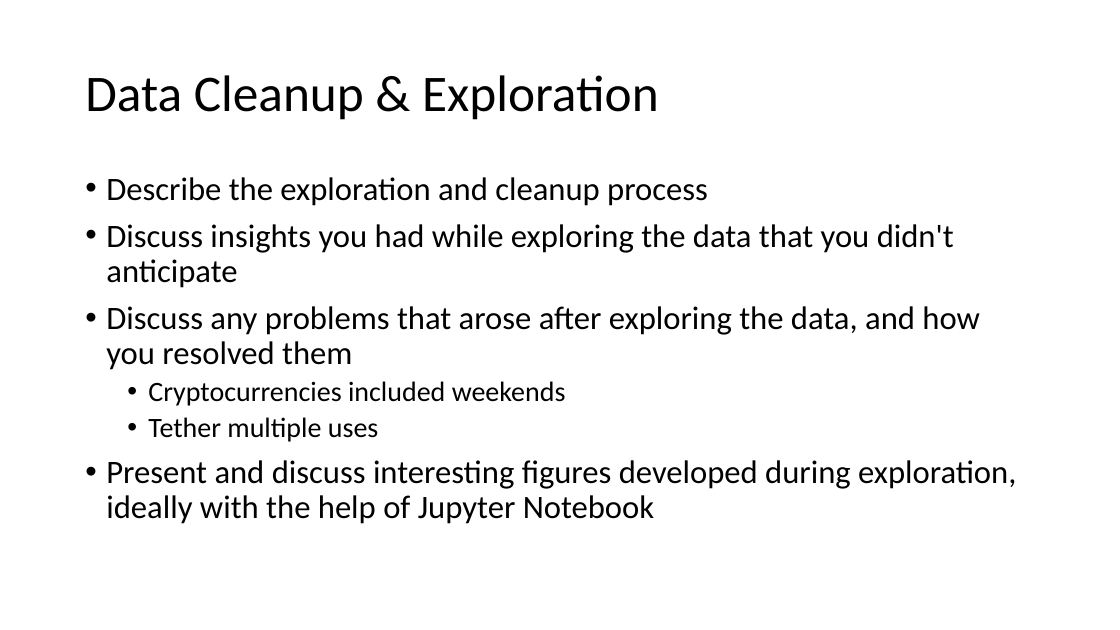
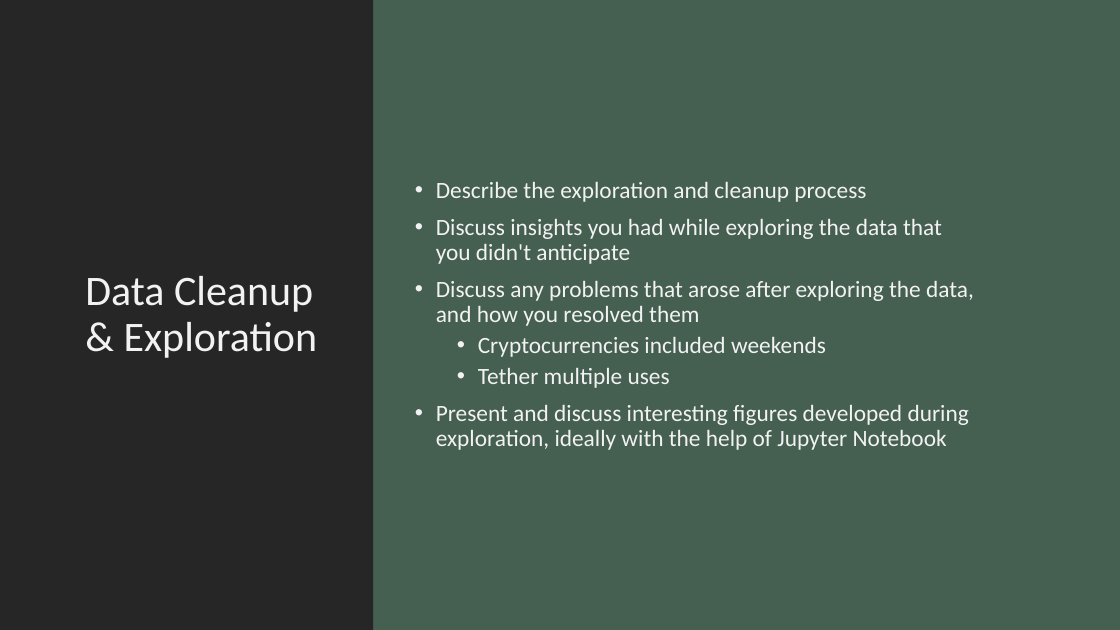
Before and after one commit to ashleighdevito/Cryptocurrency, a slide deck: slide 4 of Presentation/Cryptocurrency_Presentation.pptx. Drawn at 1120x630 pixels with LibreOffice and Linux fonts; fonts in the diff are those of the drawing. Boxes give left, top, right and bottom in pixels: in the first picture for what was removed or moved away, otherwise in the second. Text is boxed around its words. In the diff, an @@ line names an element or a change of style, - is before the commit and + after.

```diff
--- a/Presentation/Cryptocurrency_Presentation.pptx
+++ b/Presentation/Cryptocurrency_Presentation.pptx
@@ background #FFFFFF to #455F51 @@
@@ rectangle added at box(0, 0, 373, 630), fill #262626 @@
@@ title "Data Cleanup & Exploration": place and size @@
-title "Data Cleanup & Exploration" at box(85, 75, 659, 120)
+title "Data Cleanup & Exploration" at box(85, 276, 318, 358)
@@ title "Data Cleanup & Exploration" at box(85, 276, 318, 358): size 44 to 36 pt, text colour #000000 to #F2F2F2 @@
@@ text "Describe the exploration and cleanup ...": place and size @@
-text "Describe the exploration and cleanup ..." at box(106, 177, 1016, 524)
+text "Describe the exploration and cleanup ..." at box(436, 182, 974, 450)
@@ text "Describe the exploration and cleanup ..." at box(436, 182, 974, 450): size 28 to 20 pt in "Describe the exploration and cleanup process", "Discuss insights you had while exploring the ...", "Discuss any problems that arose after exploring ...", "Present and discuss interesting figures developed during ..."; text colour #000000 to #F2F2F2; size 24 to 20 pt in "Cryptocurrencies included weekends", "Tether multiple uses"; vertical alignment top to middle @@
```
Also in this commit, not shown: 6 other slides changed, 3 slides added, 1 slide removed.
